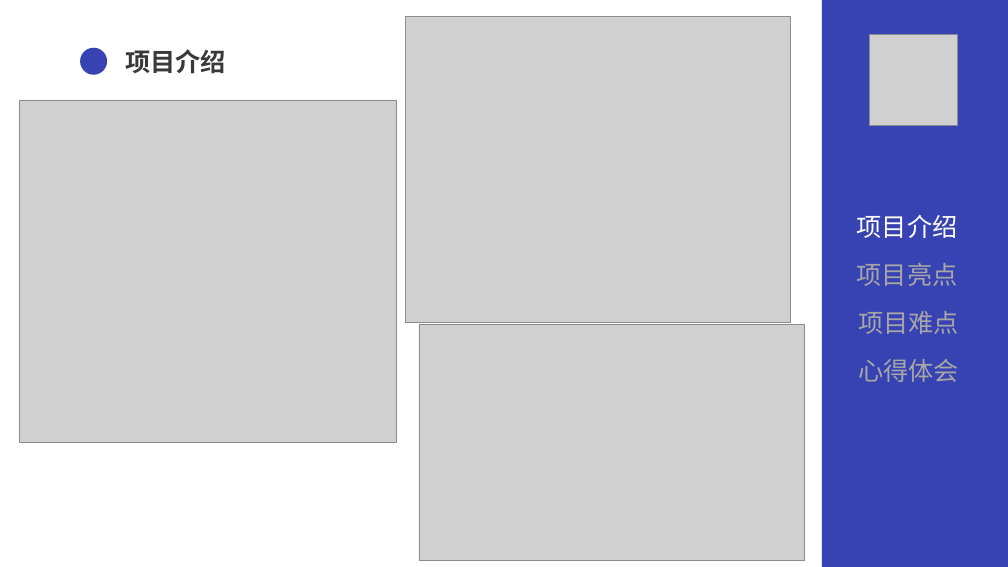
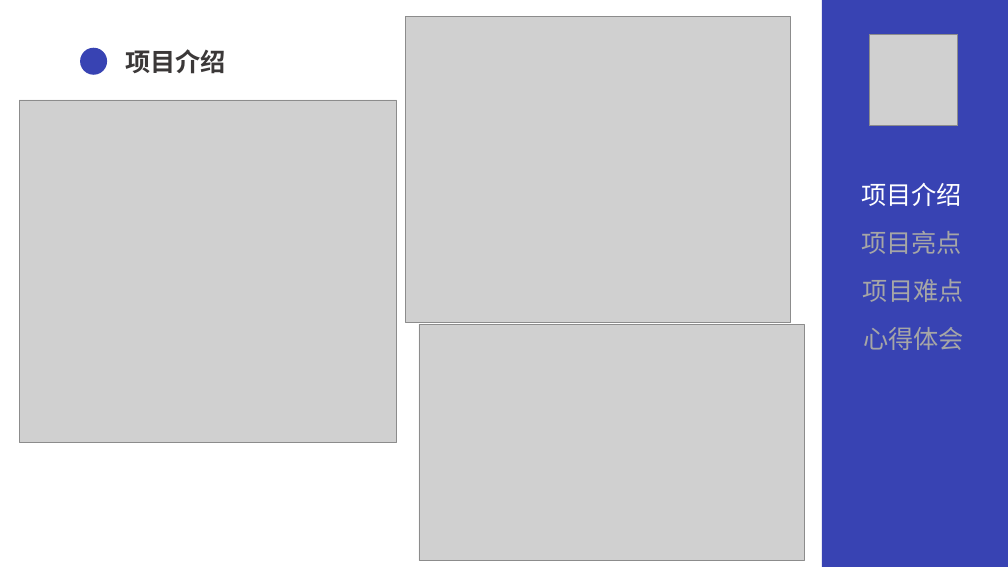
Before and after one commit to zhiyuxinxuan/QG_FinalTest, a slide deck: slide 6 of others/QG汇报.pptx. Drawn at 1008x567 pixels with LibreOffice and Linux fonts; fonts in the diff are those of the drawing; grey boxes stand for pictures. Boxes give left, top, right and bottom in pixels: in the first picture for what was removed or moved away, otherwise in the second. Text is boxed around its words. In the diff, an @@ line names an element or a change of style, - is before the commit and + after.

```diff
--- a/others/QG汇报.pptx
+++ b/others/QG汇报.pptx
@@ 4 texts: place and size @@
-4 texts at [857,215,959,382]
+4 texts at [861,183,964,350]
```
Also in this commit, not shown: 7 other slides changed, 2 slides added, 1 slide removed, 7 other files.
